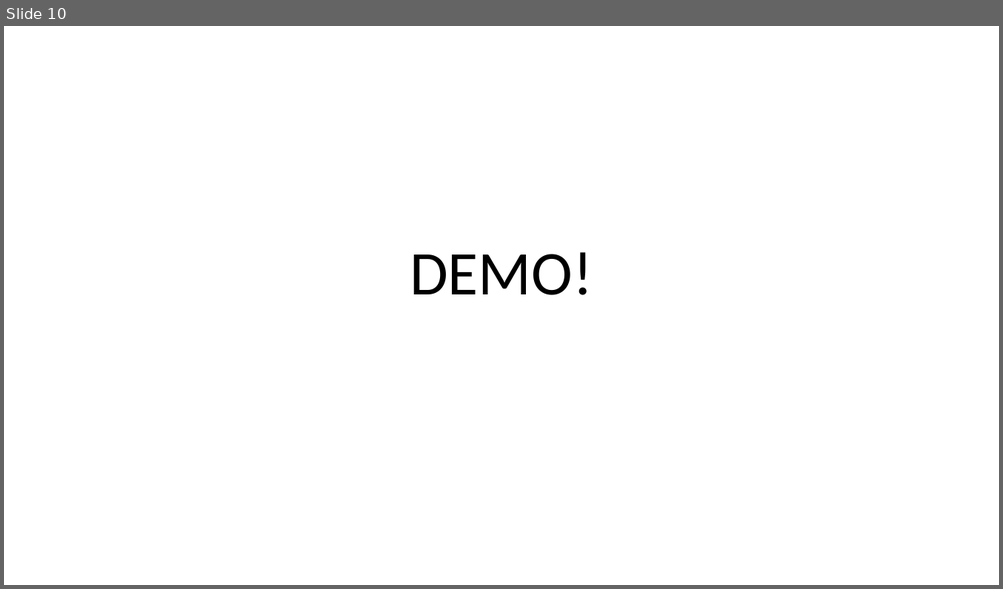
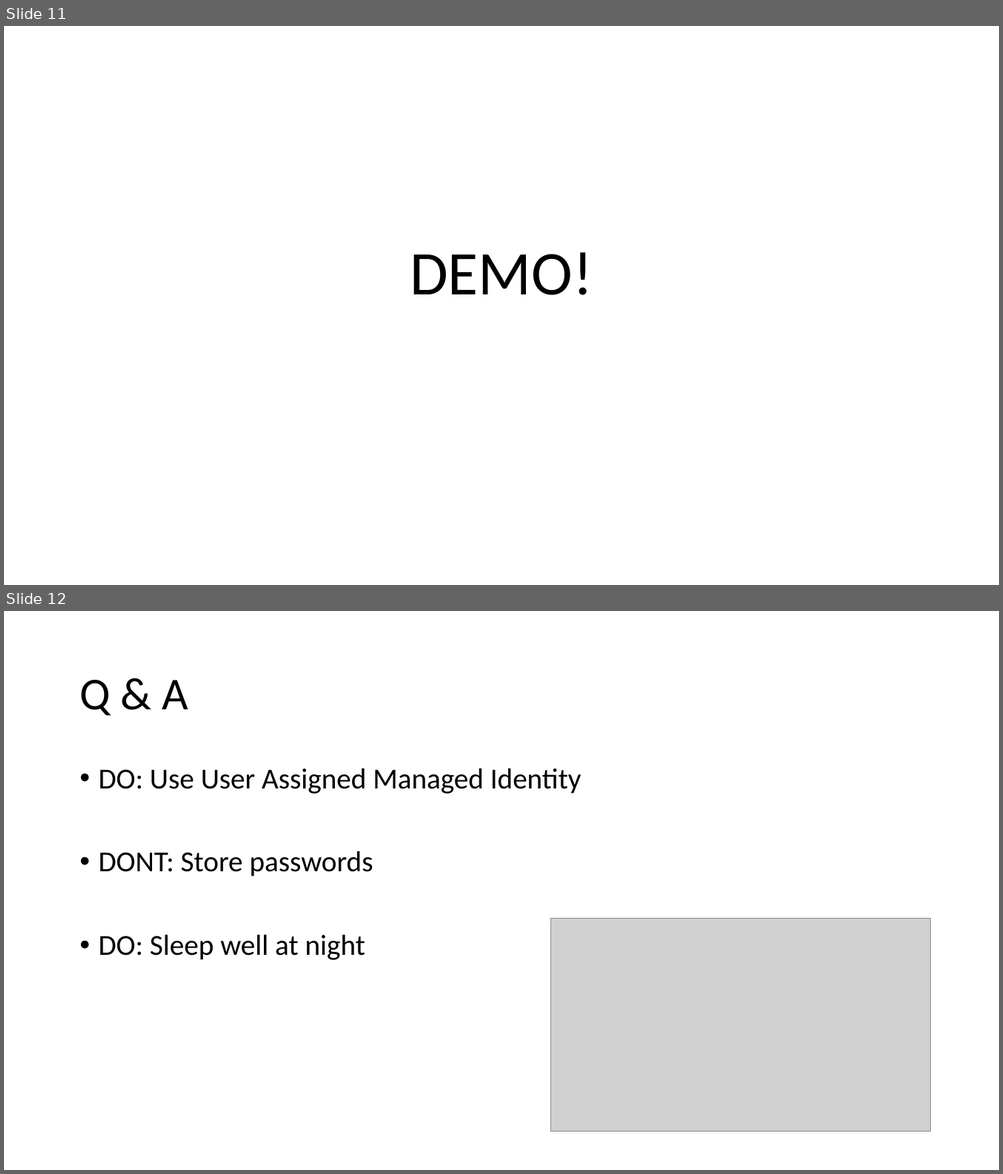
Before and after one commit to ErikEJ/CloudBurstDemo, a slide deck: ManagedIdentity.pptx. Shown one above the other, each under a label of ours: slide 10 before the commit, slides 11 and 12 after it. The pictures are 1003x589 and 1003x1174 pixels, drawn with LibreOffice and Linux fonts; fonts in the diff are those of the drawing; grey boxes stand for pictures. Boxes give left, top, right and bottom in pixels: in the first picture for what was removed or moved away, otherwise in the second. Text is boxed around its words. In the diff, an @@ line names an element or a change of style, - is before the commit and + after.

```diff
--- a/ManagedIdentity.pptx
+++ b/ManagedIdentity.pptx
@@ slide 12 added at (x1=4, y1=611, x2=999, y2=1170), background #FFFFFF @@
@@ title added at (x1=79, y1=680, x2=189, y2=715), 44 pt, text #000000 @@
+Q & A
@@ text added at (x1=99, y1=768, x2=581, y2=960), 28 pt, text #000000 @@
+• DO: Use User Assigned Managed Identity
+• DONT: Store passwords
+• DO: Sleep well at night
@@ picture added at (x1=550, y1=918, x2=930, y2=1132) @@
@@ what was slide 10 is now slide 11 @@
```
Also in this commit, not shown: 5 slides changed, 1 other slide added.
